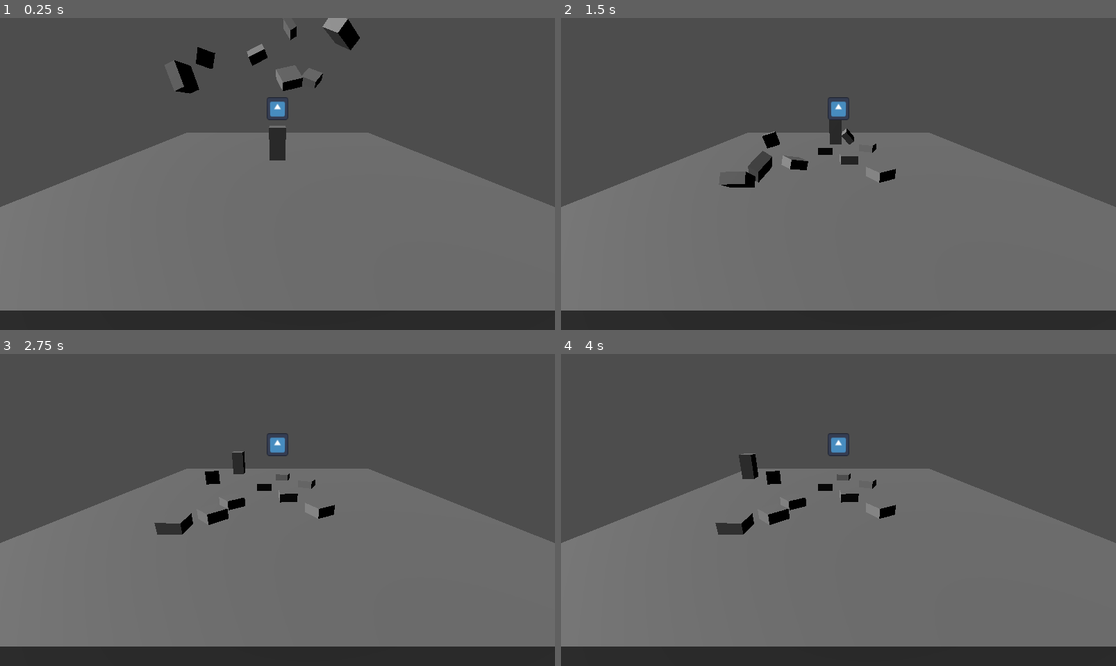
Above: before the commit, frames 1-4 (two rows, left to right).
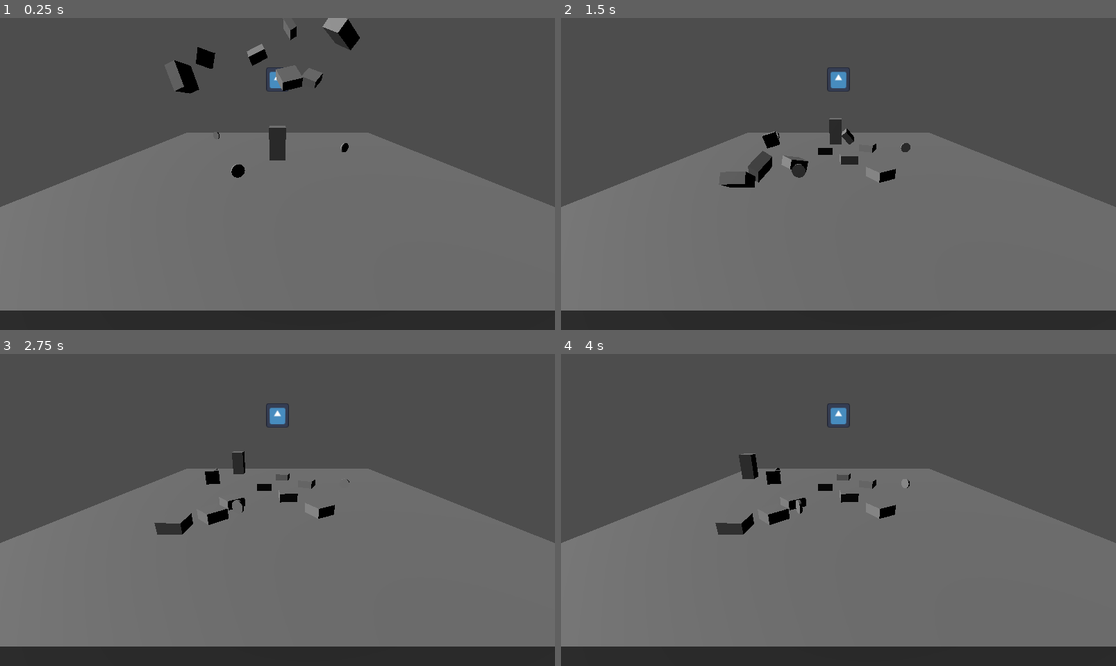
Above: after the commit, the same moments.

Repository: IsaiahMurray/3D-Platformer-Tutorial
Game: Godot game, scene res://scenes/level_1.tscn
Two runs of this game, one before a commit and one after it. Both use one fixed random seed, a clock stepped at 60 frames per second and the inputs below. The engine's default icon, where the game draws it, is replaced by a stand-in: a white triangle on a blue panel in a dark square.
Inputs:
- Up to frame 1 (0.25 s): no input
- Up to frame 2 (1.5 s): tap Enter (ui_accept) at 0.5, 0.77 s; hold Up (ui_up) from 0.53 s (still down)
- Up to frame 3 (2.75 s): tap Enter (ui_accept) at 1.52 s; release Up (ui_up) at 2.03 s; hold Left (ui_left) from 2.03 s (still down)
- Up to frame 4 (4 s): tap Enter (ui_accept) at 3.02, 3.77 s; release Left (ui_left) at 3.53 s; hold Down (ui_down) from 3.53 s (still down)

The runs differ from the first frame. In frame 1, 0.4% of the frame differs, in the area x 39-63%, y 15-52%; in frame 2, 0.5%, in the area x 38-63%, y 15-52%; in frame 3, 0.4%; in frame 4, 0.5%.

Commit message:
Expand coin functionality
-Added function to delete on collision

Diff:
--- a/3d-platformer-tutorial/coin.gd
+++ b/3d-platformer-tutorial/coin.gd
@@ -4,6 +4,10 @@
 
 func rotate_coin() -> void:
 	rotate_y(deg_to_rad(ROTATION_SPEED))
+
+func delete_coin() -> void:
+	if has_overlapping_bodies():
+		queue_free()
 
 # Called when the node enters the scene tree for the first time.
 func _ready() -> void:
@@ -13,3 +17,4 @@
 # Called every frame. 'delta' is the elapsed time since the previous frame.
 func _process(delta: float) -> void:
 	rotate_coin()
+	delete_coin()
--- a/3d-platformer-tutorial/scenes/level_1.tscn
+++ b/3d-platformer-tutorial/scenes/level_1.tscn
@@ -1,9 +1,10 @@
-[gd_scene load_steps=8 format=3 uid="uid://cnopvqsfp8d5e"]
+[gd_scene load_steps=9 format=3 uid="uid://cnopvqsfp8d5e"]
 
 [ext_resource type="PackedScene" uid="uid://bnf8b0hj1xgf2" path="res://scenes/block.tscn" id="1_cewtq"]
 [ext_resource type="PackedScene" uid="uid://c511vl5patgmo" path="res://player.tscn" id="2_mxpfi"]
 [ext_resource type="Script" path="res://player.gd" id="3_n1us6"]
 [ext_resource type="Texture2D" uid="uid://b1b1286s4nw" path="res://icon.svg" id="4_i75v6"]
+[ext_resource type="PackedScene" uid="uid://blyulifctuxim" path="res://coin.tscn" id="4_jeteg"]
 [ext_resource type="Script" path="res://scenes/icon.gd" id="5_a306l"]
 
 [sub_resource type="BoxMesh" id="BoxMesh_11k7u"]
@@ -61,7 +62,18 @@
 transform = Transform3D(1, 0, 0, 0, 1, 0, 0, 0, 1, 0, 1.18755, 0)
 script = ExtResource("3_n1us6")
 
+[node name="Coins" type="Node3D" parent="."]
+transform = Transform3D(1, 0, 0, 0, 1, 0, 0, 0, 1, -1.72212, 1.20534, 4.31456)
+
+[node name="Coin" parent="Coins" instance=ExtResource("4_jeteg")]
+transform = Transform3D(0.613927, 0, -0.789363, 0, 1, 0, 0.789363, 0, 0.613927, -3.33611, 0, -8.53538)
+
+[node name="Coin3" parent="Coins" instance=ExtResource("4_jeteg")]
+
+[node name="Coin2" parent="Coins" instance=ExtResource("4_jeteg")]
+transform = Transform3D(1, 0, 0, 0, 1, 0, 0, 0, 1, 5.96843, 0, -4.31456)
+
 [node name="Icon" type="Sprite3D" parent="."]
-transform = Transform3D(1, 0, 0, 0, 1, 0, 0, 0, 1, 0, 3.5421, 0)
+transform = Transform3D(1, 0, 0, 0, 1, 0, 0, 0, 1, 0, 5.1089, 0)
 texture = ExtResource("4_i75v6")
 script = ExtResource("5_a306l")
